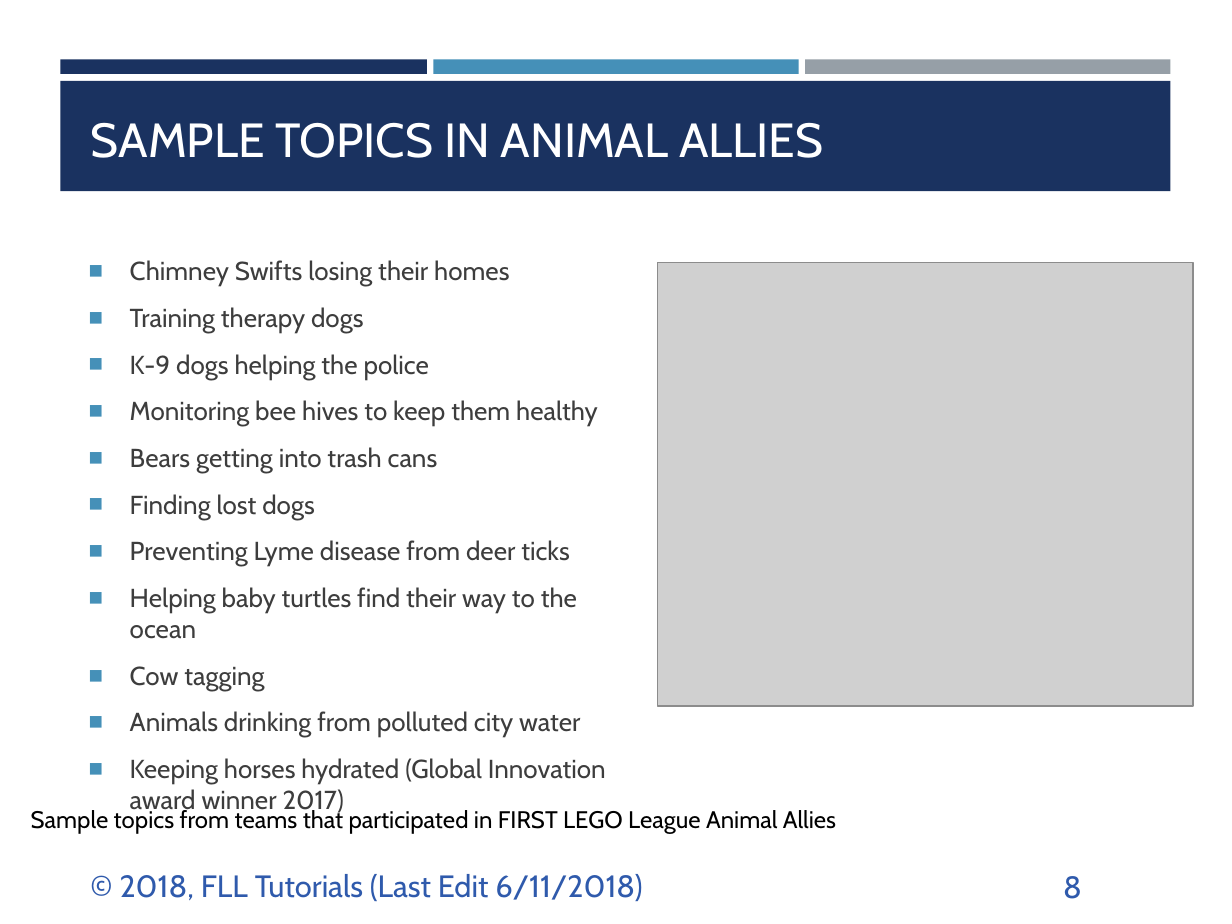
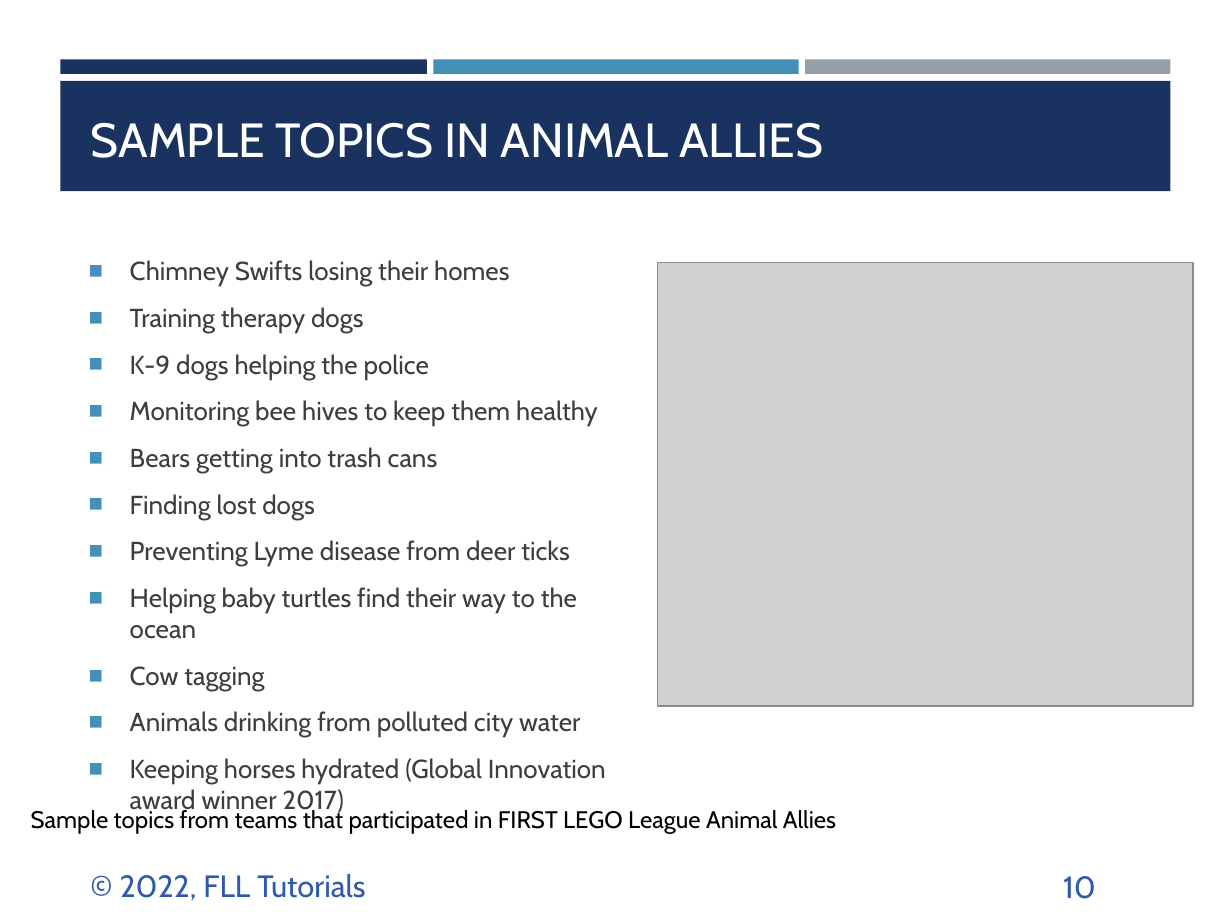
Before and after one commit to ev3lessons/FLL-Tutorials, a slide deck: slide 10 of translations/en-us/Project/Identify.pptx (slide 8 before the commit). Drawn at 1232x924 pixels with LibreOffice and Linux fonts; fonts in the diff are those of the drawing; grey boxes stand for pictures. Boxes give left, top, right and bottom in pixels: in the first picture for what was removed or moved away, otherwise in the second. Text is boxed around its words. In the diff, an @@ line names an element or a change of style, - is before the commit and + after.

```diff
--- a/translations/en-us/Project/Identify.pptx
+++ b/translations/en-us/Project/Identify.pptx
@@ text at (120, 874, 365, 900): text changed @@
-© 2018, FLL Tutorials (Last Edit 6/11/2018)
+© 2022, FLL Tutorials
@@ page number at (1063, 876, 1096, 899): text changed @@
-8
+10
```
Also in this commit, not shown: 7 other slides changed, 2 slides added, 10 other files.
